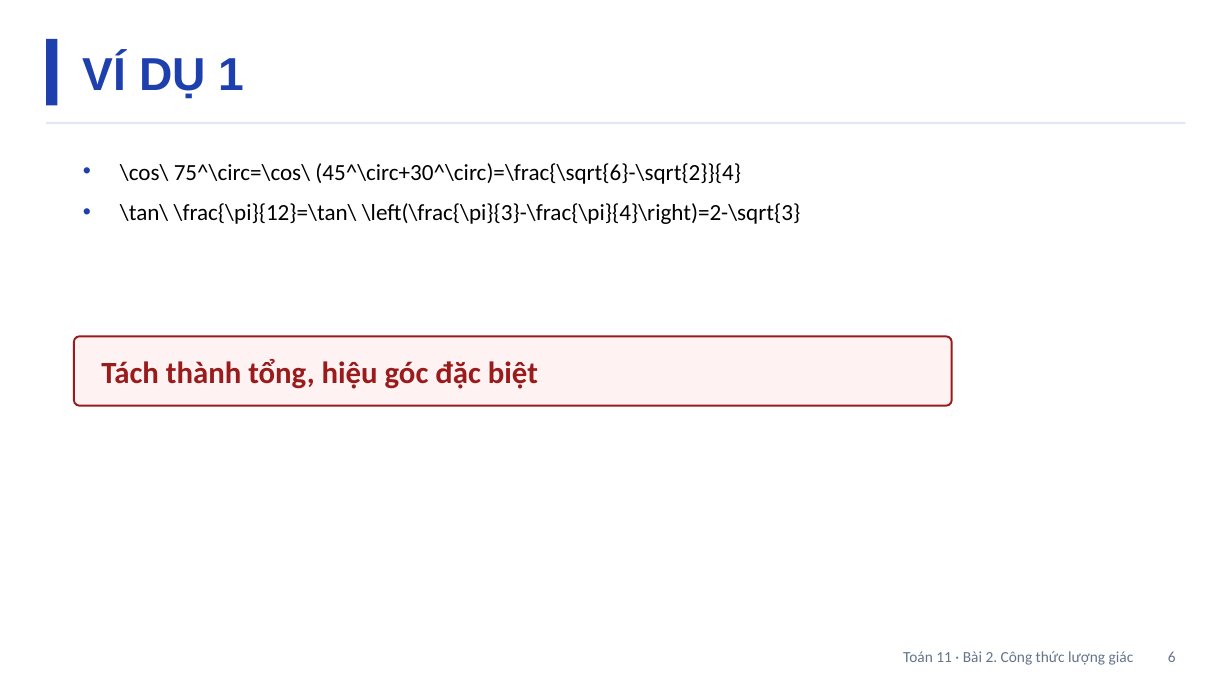
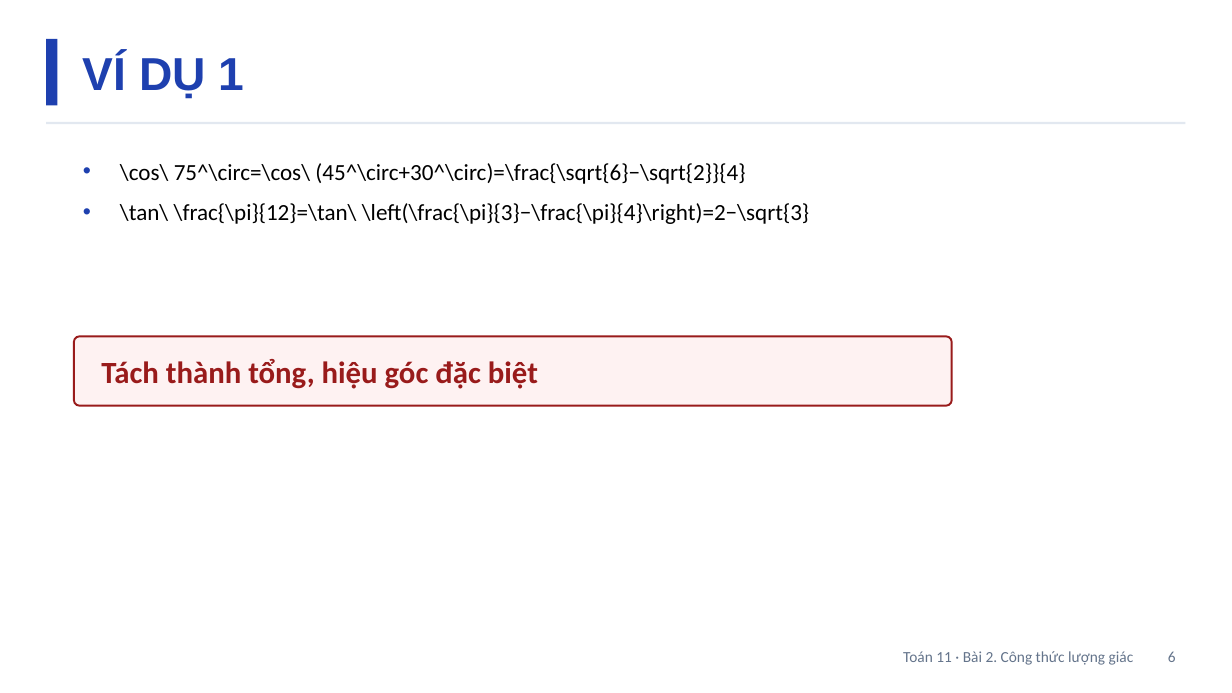
Before and after one commit to Trangtu66/Taode_thi_online, a slide deck: slide 6 of slides/Toan11/Slide_TOAN11_Bai2_T4-5.pptx. Drawn at 1232x693 pixels with LibreOffice and Linux fonts; fonts in the diff are those of the drawing. Boxes give left, top, right and bottom in pixels: in the first picture for what was removed or moved away, otherwise in the second. Text is boxed around its words. In the diff, an @@ line names an element or a change of style, - is before the commit and + after.

```diff
--- a/slides/Toan11/Slide_TOAN11_Bai2_T4-5.pptx
+++ b/slides/Toan11/Slide_TOAN11_Bai2_T4-5.pptx
@@ text at (120,163,809,224): text changed @@
-• \cos\ 75^\circ=\cos\ (45^\circ+30^\circ)=\frac{\sqrt{6}-\sqrt{2}}{4}
-• \tan\ \frac{\pi}{12}=\tan\ \left(\frac{\pi}{3}-\frac{\pi}{4}\right)=2-\sqrt{3}
+• \cos\ 75^\circ=\cos\ (45^\circ+30^\circ)=\frac{\sqrt{6}−\sqrt{2}}{4}
+• \tan\ \frac{\pi}{12}=\tan\ \left(\frac{\pi}{3}−\frac{\pi}{4}\right)=2−\sqrt{3}
```
Also in this commit, not shown: 6 other slides changed, 50 other files.
